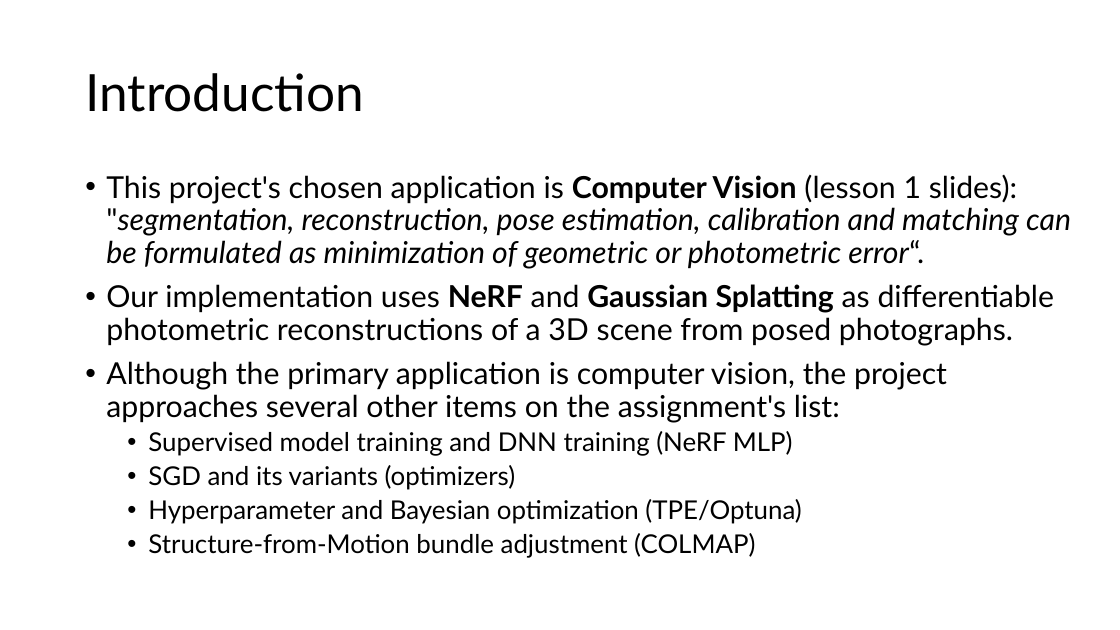
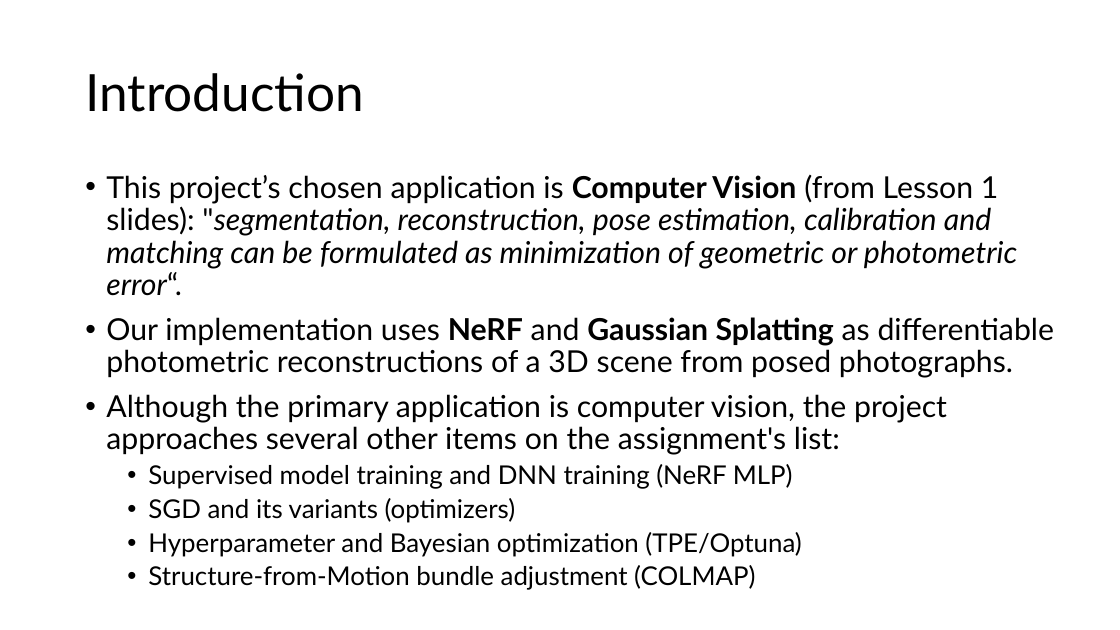
Before and after one commit to logus2k/co, a slide deck: slide 2 of documents/project_presentation.pptx. Drawn at 1120x630 pixels with LibreOffice and Linux fonts; fonts in the diff are those of the drawing; background and template pictures are left out. Boxes give left, top, right and bottom in pixels: in the first picture for what was removed or moved away, otherwise in the second. Text is boxed around its words. In the diff, an @@ line names an element or a change of style, - is before the commit and + after.

Commit message:
Presentation update

```diff
--- a/documents/project_presentation.pptx
+++ b/documents/project_presentation.pptx
@@ text at bbox=[106, 175, 1017, 296]: text changed @@
-• This project's chosen application is Computer Vision (lesson 1 slides): "segmentation, reconstruction, pose estimation, calibration and matching can be formulated as minimization of geometric or photometric error“.
+• This project’s chosen application is Computer Vision (from Lesson 1 slides): "segmentation, reconstruction, pose estimation, calibration and matching can be formulated as minimization of geometric or photometric error“.
```
Also in this commit, not shown: 3 other slides changed, 1 slide added, 1 slide removed, 1 other file.
